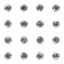
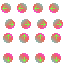
Layer changes from the first 64px x 64px image to the second:
added group "enemyStd" with 3 layers above "fly" over [1, 3, 63, 63]
added layer "digits" in group "enemyStd" over [13, 3, 63, 53]
added layer "arrows" in group "enemyStd" over [2, 6, 62, 62]
added layer "base" in group "enemyStd" over [1, 3, 63, 63]
hid group "fly" (1st of 2) (1 layers) over [4, 4, 60, 60]
